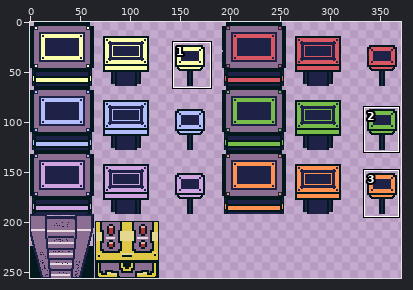
One commit to this sprite sheet: zamburgers/assets/images/tile-pholders.png. Above, an overview of the earlier version with the close-up marked.
Close-up. First the earlier version:
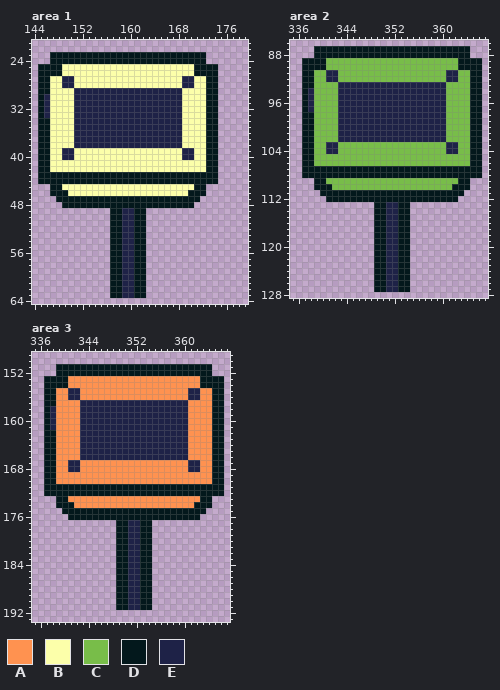
The file is 512x256 pixels. Shown: area 1: x 144..179, y 21..64; area 2: x 335..367, y 86..128; area 3: x 335..367, y 149..193. The wide view leaves out empty margins. The commit also changed other parts of the picture, which this record leaves out.
Palette (. is transparent): A #ff9250  B #fcffaa  C #78bd49  D #03181c  E #1e2247
The same view after the edit:
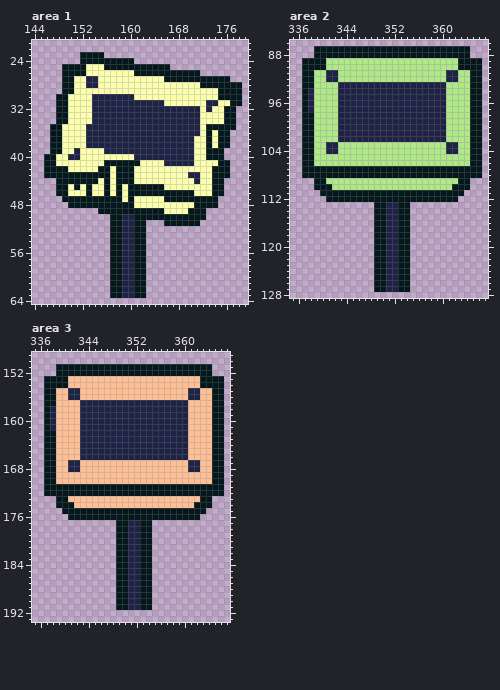
Edits made:
Colour A changes from #ff9250 to #ffbf93.
Colour C changes from #78bd49 to #aee986.
Area 1:
There is now colour B in row 31 at x 175 to 176; in rows 32 to 34 at x 175; in rows 45 to 46 at x 173; in row 49 at x 166 to 169.
The edit turns colour D into colour B in rows 29 to 30 at x 173 to 174; in row 32 at x 174; in rows 33 to 34 at x 173 to 174; in rows 36 to 38 at x 174; in row 41 at x 173 to 174; in row 42 at x 173.
The edit turns colour D into colour B in row 43 at x 157, 161 to 169 and 172 to 173; in row 44 at x 155, 157, 161 to 170 and 172 to 173; in rows 45 to 46 at x 171 to 172; in row 47 at x 159 and 161 to 165; in row 48 at x 161 to 170.
The edit turns colour E into colour B in row 28 at x 169 to 170; in row 29 at x 151 to 168; in row 30 at x 151 to 153 and 161 to 168; in row 31 at x 151 to 153 and 166 to 168; in rows 32 to 34 at x 151 to 153; in rows 35 to 38 at x 151 to 152.
The edit turns colour E into colour B in row 39 at x 149 to 150; in row 40 at x 149.
There is now colour D in row 27 at x 175 to 176; in rows 28 to 30 at x 175 to 178; in row 31 at x 177 to 178; in rows 32 to 34 at x 176 to 177; in row 35 at x 175 to 177; in rows 36 to 38 at x 175 to 176.
There is now colour D in rows 39 to 40 at x 175; in rows 41 to 43 at x 175 to 176; in row 44 at x 175; in rows 45 to 46 at x 174 to 175; in row 47 at x 172 to 174; in row 48 at x 171 to 174.
There is now colour D in row 49 at x 155 to 156, 163 to 165 and 170 to 172; in row 50 at x 163 to 172; in row 51 at x 166 to 171.
The edit turns colour B into colour D in row 25 at x 149 to 152 and 156 to 166; in row 26 at x 149 to 152 and 161 to 170; in row 27 at x 166 to 168 and 171 to 172; in row 28 at x 172; in row 29 at x 149 to 150; in rows 30 to 34 at x 148 to 149.
The edit turns colour B into colour D in rows 35 to 39 at x 147 to 148; in row 40 at x 147; in row 41 at x 147 and 156 to 161; in row 42 at x 147 to 149, 155 to 156 and 158 to 160; in row 45 at x 149, 151, 153, 156, 158 and 160 to 165; in row 46 at x 153, 156, 158 and 160 to 169.
The edit turns colour E into colour D in row 27 at x 149 to 150 and 169 to 170; in row 28 at x 149 to 150; in row 49 at x 159 to 160.
The edit turns colour B into colour E in rows 27 to 28 at x 153 to 154; in rows 32 to 36 at x 169 to 171; in rows 37 to 38 at x 169 to 170; in row 39 at x 151 and 156 to 168; in row 40 at x 151 and 161 to 168; in row 41 at x 166 to 170.
The edit turns colour D into colour E in row 31 at x 173 to 174; in row 32 at x 173; in row 43 at x 170 to 171; in row 44 at x 171.
Colour B is gone in row 25 at x 167 to 170; in rows 27 to 29 at x 147 to 148; in rows 30 to 34 at x 147.
Colour D is gone in row 23 at x 147 to 151 and 156 to 172; in row 24 at x 147 to 151 and 161 to 172; in row 25 at x 145 to 148 and 171 to 174; in row 26 at x 145 to 148 and 172 to 174; in rows 27 to 29 at x 145 to 146; in rows 30 to 33 at x 145.
Colour D is gone in rows 34 to 39 at x 145 to 146; in rows 40 to 43 at x 145; in row 44 at x 145 to 147; in rows 45 to 46 at x 147; in row 47 at x 148; in row 48 at x 149.
Colour E is gone in rows 30 to 33 at x 146.
